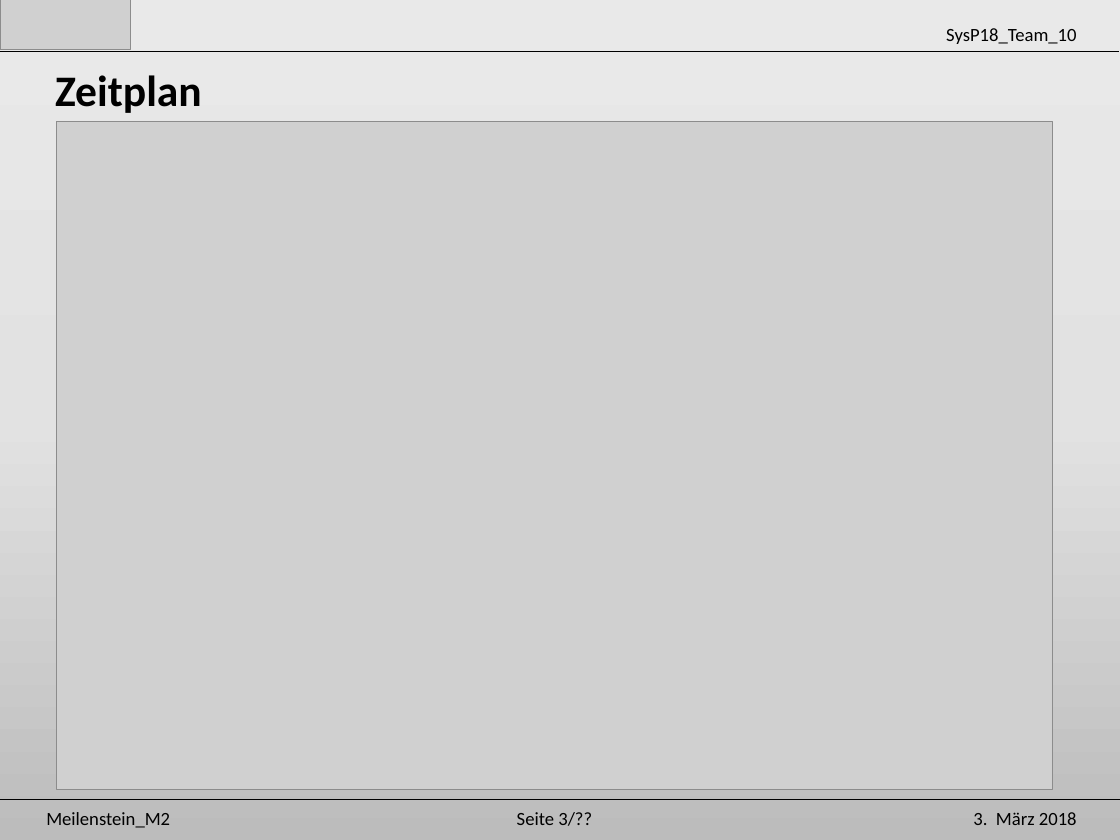
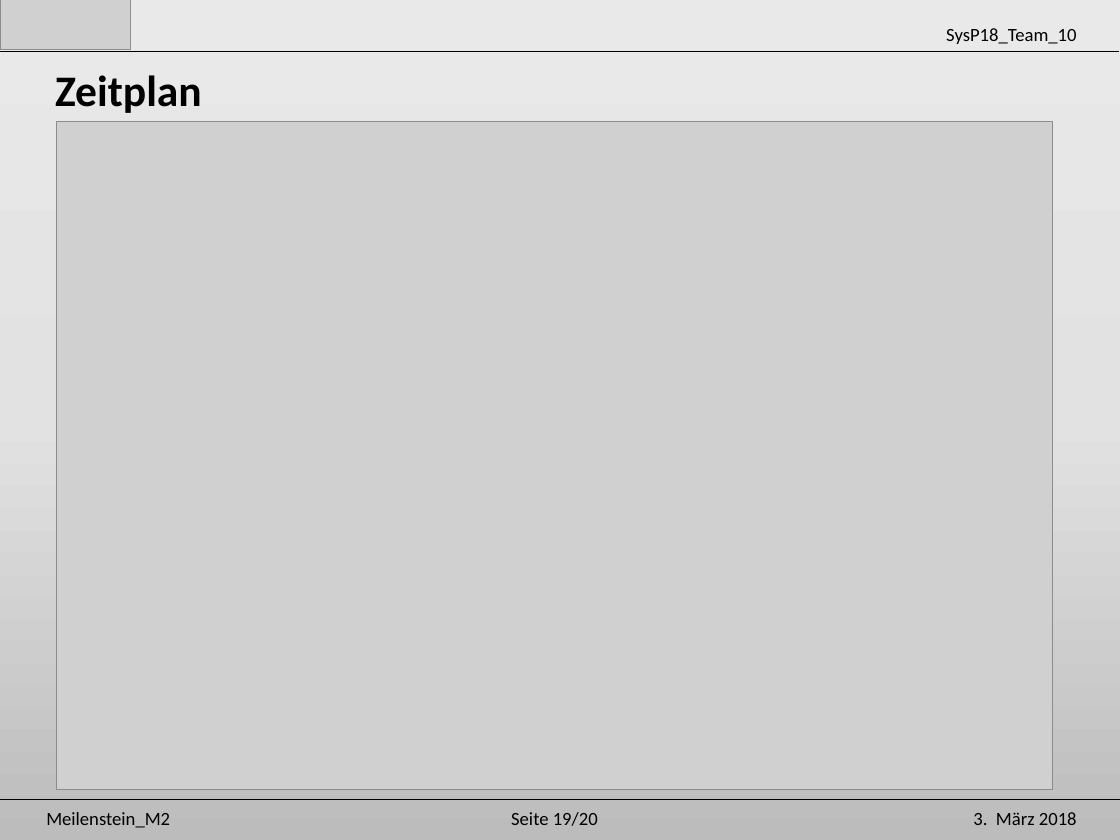
Before and after one commit to Unaqwyn/SysP18_1cv, a slide deck: slide 20 of 01_Organisation/02_Meilensteine/m2/Praesentation_m2.pptx. Drawn at 1120x840 pixels with LibreOffice and Linux fonts; fonts in the diff are those of the drawing; grey boxes stand for pictures. Boxes give left, top, right and bottom in pixels: in the first picture for what was removed or moved away, otherwise in the second. Text is boxed around its words. In the diff, an @@ line names an element or a change of style, - is before the commit and + after.

```diff
--- a/01_Organisation/02_Meilensteine/m2/Praesentation_m2.pptx
+++ b/01_Organisation/02_Meilensteine/m2/Praesentation_m2.pptx
@@ text at (511,812,598,826): text changed @@
-Seite 3/??
+Seite 19/20
```
Also in this commit, not shown: 18 other slides changed, 1 slide added.
